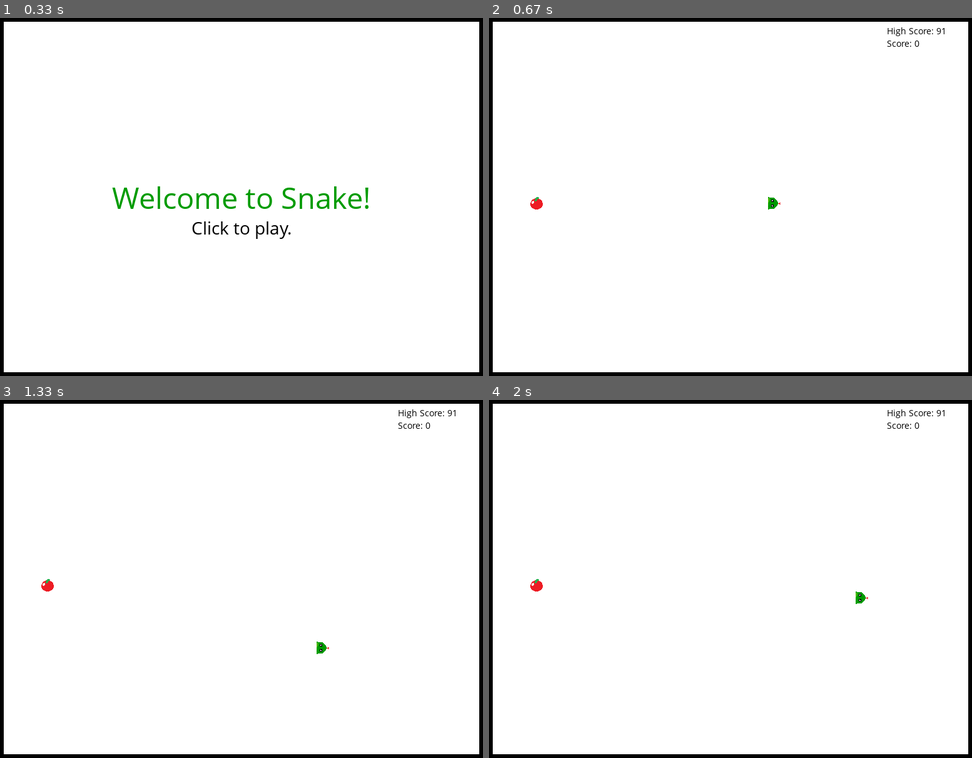
Above: before the commit, frames 1-4 (two rows, left to right).
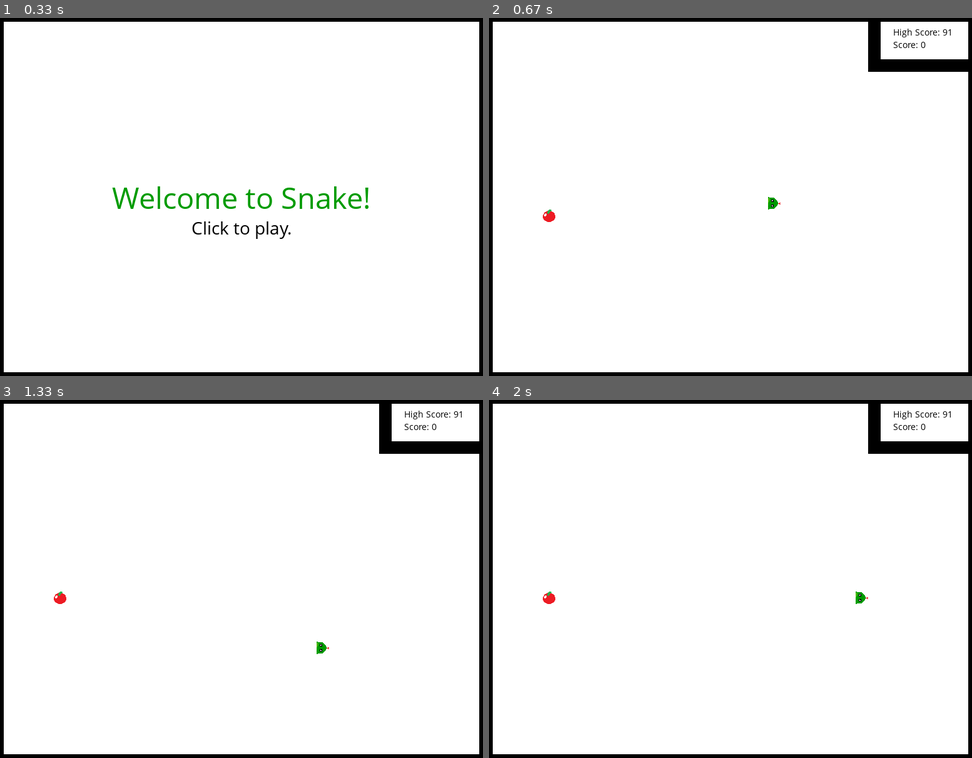
Above: after the commit, the same moments.

Repository: HannahGuo/PythonSnake
Game: pygame game, started from MainGame.py
The game is run twice, just before and just after one commit, with the same random seed, the same clock (stepped at 60 frames per second) and the same inputs.
Inputs:
- Up to frame 1 (0.33 s): no input
- Up to frame 2 (0.67 s): click "Click to play." at 0.42 s
- Up to frame 3 (1.33 s): tap S at 0.67 s; hold Right from 1.03 s (still down)
- Up to frame 4 (2 s): release Right at 1.5 s; hold Up 1.53-1.83 s; hold Right from 1.87 s (still down)

Frame 1 is identical in both runs. In frame 2, 1.4% of the frame differs, in the area x 8-100%, y 1-57%; in frame 3, 1.4%; in frame 4, 1.4%.

Commit message:
Added score border, fixed apple generation bugs, renamed file

Diff:
--- a/PyGameTest.py
+++ b/MainGame.py
@@ -16,8 +16,11 @@
 display_height = 600
 boundX = display_width - (block_size * 2)
 boundY = display_height - (block_size * 2)
-scoreOffsetX = 150
-scoreOffsetY = 25
+scoreOffsetX = 140
+scoreOffsetY = 27
+scoreBoundWidth = display_width - 180
+scoreBoundHeight = 100 - block_size
+
 FPS = 12
 
 # Game variables
@@ -64,7 +67,7 @@
     :return:
     """
     while True:
-        fillBackground()
+        fillBackground(True)
         put_message_center("Welcome to Snake!", green)
         put_message_custom("Click to play.", black, fontSize=30, offsetY=50)
         pygame.display.update()
@@ -124,18 +127,25 @@
     global randAppleY
     global goldenApple
 
+    lastAppleX = randAppleX
+    lastAppleY = randAppleY
+
     goldenApple = generateGoldenApple()
 
-    randAppleX = round(random.randint(block_size * 2, boundX - scoreOffsetX - (block_size * 4)) / block_size) * \
+    randAppleX = round(random.randint(block_size * 2, boundX - (block_size * 4)) / block_size) * \
                  block_size
-    randAppleY = round(random.randint(block_size * 2, boundY - scoreOffsetY - (block_size * 4)) / block_size) * \
+    randAppleY = round(random.randint(block_size * 2, boundY - (block_size * 4)) / block_size) * \
                  block_size
 
-    while [randAppleX, randAppleY] in snakeList:  # if the apple generates under the snake, regenerate it
-        randAppleX = round(random.randint(block_size * 2, boundX - scoreOffsetX - (block_size * 4)) / block_size) * \
+    while [randAppleX, randAppleY] in snakeList or randAppleX == lastAppleX or randAppleY == lastAppleY or \
+            (randAppleX >= scoreBoundWidth and randAppleY <= scoreBoundHeight):
+        # if the apple generates under the snake or within the high score box, regenerate it
+        randAppleX = round(random.randint(block_size * 2, boundX - scoreBoundWidth - (block_size * 4)) / block_size) * \
                      block_size
-        randAppleY = round(random.randint(block_size * 2, boundY - scoreOffsetY - (block_size * 4)) / block_size) * \
+        randAppleY = round(random.randint(block_size * 2, boundY - scoreBoundHeight - (block_size * 4)) / block_size) * \
                      block_size
+
+    print(str(randAppleY) + " " + str(randAppleX))
 
 
 def generateGoldenApple():
@@ -195,13 +205,17 @@
     exit()
 
 
-def fillBackground():
+def fillBackground(startScreen):
     """
     This function fills the game display background.
     :return:
     """
     gameDisplay.fill(black)
     gameDisplay.fill(white, [block_size, block_size, boundX, boundY])
+
+    if not startScreen:
+        gameDisplay.fill(black, [scoreBoundWidth, block_size, display_width - 150, scoreBoundHeight])
+        gameDisplay.fill(white, [(scoreBoundWidth + block_size, block_size), (block_size * 7, 100 - (block_size * 2))])
 
 
 def reset():
@@ -255,7 +269,7 @@
 
     while True:
         events = pygame.event.get()
-        fillBackground()
+        fillBackground(False)
 
         while gameOver:  # the user lost
             if highScore < appleCounter:
@@ -271,7 +285,7 @@
                 if event.type == pygame.MOUSEBUTTONDOWN:
                     reset()
                     gameLoop()
-            fillBackground()
+            fillBackground(False)
             showScores(appleCounter, highScore < appleCounter)
             put_message_center("Game Over!", red)
             put_message_custom("Click to play again.", black, fontSize=30, offsetY=50)
@@ -320,7 +334,8 @@
 
         # condition checking if the snake has run into itself or gone out of bounds
         if snakeHead in snakeList[:-1] or \
-                (lead_x > boundX or lead_x < block_size or lead_y > boundY or lead_y < block_size):
+                (lead_x > boundX or lead_x < block_size or lead_y > boundY or lead_y < block_size)\
+                or (lead_x >= scoreBoundWidth and lead_y <= scoreBoundHeight):
             gameOver = True
 
         snakeList.append(snakeHead)  # add the snakeHead
